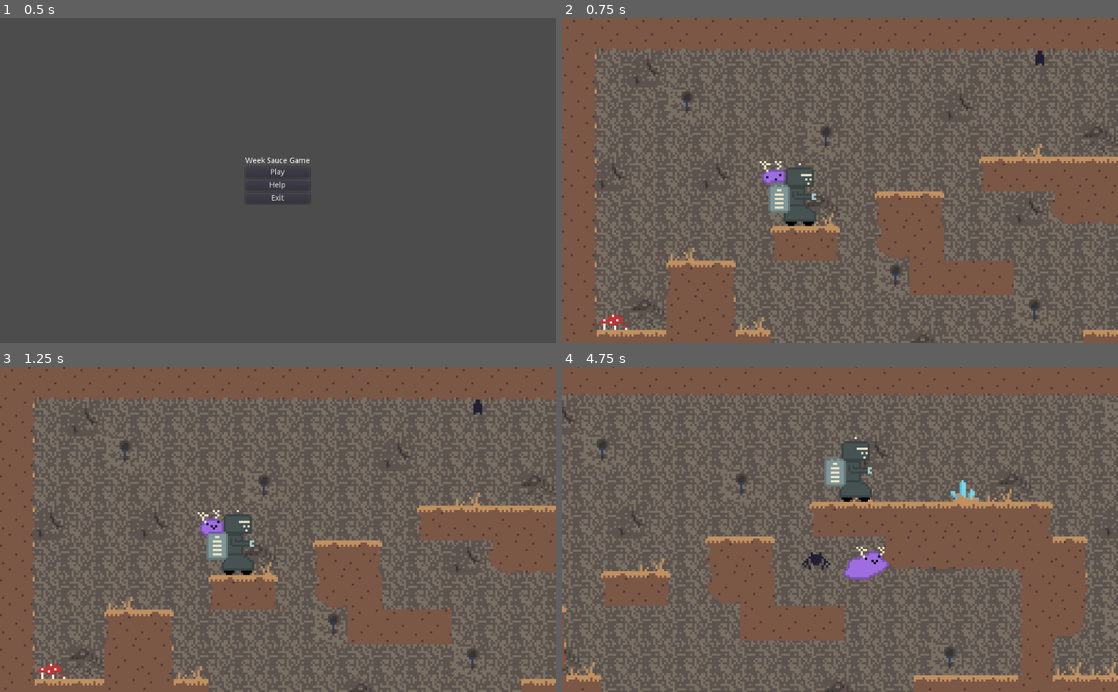
Above: before the commit, frames 1-4 (two rows, left to right).
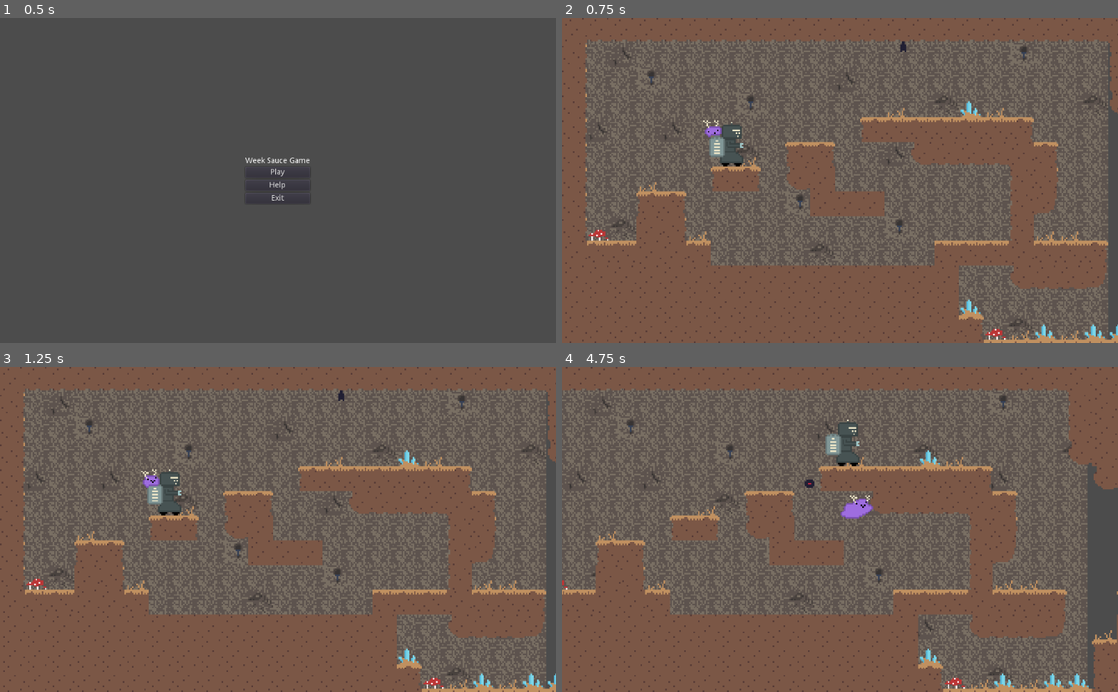
Above: after the commit, the same moments.

Repository: CreatureGames/the-creature
Game: Godot game, scene res://nodes/App.tscn
Two runs of this game, one before a commit and one after it. Both use one fixed random seed, a clock stepped at 60 frames per second and the inputs below.
Inputs:
- Up to frame 1 (0.5 s): no input
- Up to frame 2 (0.75 s): click "Play" at 0.5 s
- Up to frame 3 (1.25 s): no input
- Up to frame 4 (4.75 s): tap Enter at 1.25 s; hold F (swap) 1.28-2.03 s; hold D (move_right) 1.28-2.78 s; tap Space (jump) at 1.52, 1.82, 2.27, 2.57, 3.77, 4.07, 4.52 s; tap F (swap) at 2.1, 3.6 s; hold A (move_left) 2.78-3.53 s; hold F (swap) 2.78-3.53 s; hold D (move_right) from 3.53 s (still down); hold F (swap) from 4.28 s (still down)

Frame 1 is identical in both runs. In frame 2, 48% of the frame differs, in the area x 0-100%, y 0-100%; in frame 3, 48%; in frame 4, 52%.

Commit message:
Finish the bat (mostly)

Diff:
--- a/nodes/enemies/Bat.tscn
+++ b/nodes/enemies/Bat.tscn
@@ -136,8 +136,10 @@
 
 [node name="Bat" type="KinematicBody2D"]
 script = ExtResource( 2 )
+target_y_offset = 35
+attack_x_threshold = 15
 follow_speed = 35
-attack_speed = 100
+attack_speed = 150
 
 [node name="AnimatedSprite" type="AnimatedSprite" parent="."]
 frames = SubResource( 25 )
@@ -172,7 +174,7 @@
 script = ExtResource( 7 )
 
 [node name="AttackTimer" type="Timer" parent="."]
-wait_time = 1.5
+wait_time = 0.66
 one_shot = true
 
 [connection signal="body_entered" from="DetectionZone" to="." method="detection_zone_entered"]
--- a/nodes/levels/Level0.tscn
+++ b/nodes/levels/Level0.tscn
@@ -37,7 +37,7 @@
 
 [node name="Camera2D" type="Camera2D" parent="CameraController"]
 current = true
-zoom = Vector2( 0.25, 0.25 )
+zoom = Vector2( 0.35, 0.35 )
 limit_left = 0
 limit_top = 0
 limit_right = 415
--- a/project.godot
+++ b/project.godot
@@ -63,61 +63,61 @@
 
 ui_left={
 "deadzone": 0.5,
-"events": [ Object(InputEventKey,"resource_local_to_scene":false,"resource_name":"","device":0,"alt":false,"shift":false,"control":false,"meta":false,"command":false,"pressed":false,"scancode":16777231,"unicode":0,"echo":false,"script":null)
+"events": [ Object(InputEventKey,"resource_local_to_scene":false,"resource_name":"","device":0,"alt":false,"shift":false,"control":false,"meta":false,"command":false,"pressed":false,"scancode":16777231,"physical_scancode":0,"unicode":0,"echo":false,"script":null)
 , Object(InputEventJoypadButton,"resource_local_to_scene":false,"resource_name":"","device":0,"button_index":14,"pressure":0.0,"pressed":false,"script":null)
-, Object(InputEventKey,"resource_local_to_scene":false,"resource_name":"","device":0,"alt":false,"shift":false,"control":false,"meta":false,"command":false,"pressed":false,"scancode":65,"unicode":0,"echo":false,"script":null)
+, Object(InputEventKey,"resource_local_to_scene":false,"resource_name":"","device":0,"alt":false,"shift":false,"control":false,"meta":false,"command":false,"pressed":false,"scancode":65,"physical_scancode":0,"unicode":0,"echo":false,"script":null)
  ]
 }
 ui_right={
 "deadzone": 0.5,
-"events": [ Object(InputEventKey,"resource_local_to_scene":false,"resource_name":"","device":0,"alt":false,"shift":false,"control":false,"meta":false,"command":false,"pressed":false,"scancode":16777233,"unicode":0,"echo":false,"script":null)
+"events": [ Object(InputEventKey,"resource_local_to_scene":false,"resource_name":"","device":0,"alt":false,"shift":false,"control":false,"meta":false,"command":false,"pressed":false,"scancode":16777233,"physical_scancode":0,"unicode":0,"echo":false,"script":null)
 , Object(InputEventJoypadButton,"resource_local_to_scene":false,"resource_name":"","device":0,"button_index":15,"pressure":0.0,"pressed":false,"script":null)
-, Object(InputEventKey,"resource_local_to_scene":false,"resource_name":"","device":0,"alt":false,"shift":false,"control":false,"meta":false,"command":false,"pressed":false,"scancode":68,"unicode":0,"echo":false,"script":null)
+, Object(InputEventKey,"resource_local_to_scene":false,"resource_name":"","device":0,"alt":false,"shift":false,"control":false,"meta":false,"command":false,"pressed":false,"scancode":68,"physical_scancode":0,"unicode":0,"echo":false,"script":null)
  ]
 }
 ui_up={
 "deadzone": 0.5,
-"events": [ Object(InputEventKey,"resource_local_to_scene":false,"resource_name":"","device":0,"alt":false,"shift":false,"control":false,"meta":false,"command":false,"pressed":false,"scancode":16777232,"unicode":0,"echo":false,"script":null)
+"events": [ Object(InputEventKey,"resource_local_to_scene":false,"resource_name":"","device":0,"alt":false,"shift":false,"control":false,"meta":false,"command":false,"pressed":false,"scancode":16777232,"physical_scancode":0,"unicode":0,"echo":false,"script":null)
 , Object(InputEventJoypadButton,"resource_local_to_scene":false,"resource_name":"","device":0,"button_index":12,"pressure":0.0,"pressed":false,"script":null)
-, Object(InputEventKey,"resource_local_to_scene":false,"resource_name":"","device":0,"alt":false,"shift":false,"control":false,"meta":false,"command":false,"pressed":false,"scancode":87,"unicode":0,"echo":false,"script":null)
+, Object(InputEventKey,"resource_local_to_scene":false,"resource_name":"","device":0,"alt":false,"shift":false,"control":false,"meta":false,"command":false,"pressed":false,"scancode":87,"physical_scancode":0,"unicode":0,"echo":false,"script":null)
  ]
 }
 ui_down={
 "deadzone": 0.5,
-"events": [ Object(InputEventKey,"resource_local_to_scene":false,"resource_name":"","device":0,"alt":false,"shift":false,"control":false,"meta":false,"command":false,"pressed":false,"scancode":16777234,"unicode":0,"echo":false,"script":null)
+"events": [ Object(InputEventKey,"resource_local_to_scene":false,"resource_name":"","device":0,"alt":false,"shift":false,"control":false,"meta":false,"command":false,"pressed":false,"scancode":16777234,"physical_scancode":0,"unicode":0,"echo":false,"script":null)
 , Object(InputEventJoypadButton,"resource_local_to_scene":false,"resource_name":"","device":0,"button_index":13,"pressure":0.0,"pressed":false,"script":null)
-, Object(InputEventKey,"resource_local_to_scene":false,"resource_name":"","device":0,"alt":false,"shift":false,"control":false,"meta":false,"command":false,"pressed":false,"scancode":83,"unicode":0,"echo":false,"script":null)
+, Object(InputEventKey,"resource_local_to_scene":false,"resource_name":"","device":0,"alt":false,"shift":false,"control":false,"meta":false,"command":false,"pressed":false,"scancode":83,"physical_scancode":0,"unicode":0,"echo":false,"script":null)
  ]
 }
 move_right={
 "deadzone": 0.5,
-"events": [ Object(InputEventKey,"resource_local_to_scene":false,"resource_name":"","device":0,"alt":false,"shift":false,"control":false,"meta":false,"command":false,"pressed":false,"scancode":68,"unicode":0,"echo":false,"script":null)
+"events": [ Object(InputEventKey,"resource_local_to_scene":false,"resource_name":"","device":0,"alt":false,"shift":false,"control":false,"meta":false,"command":false,"pressed":false,"scancode":68,"physical_scancode":0,"unicode":0,"echo":false,"script":null)
  ]
 }
 move_left={
 "deadzone": 0.5,
-"events": [ Object(InputEventKey,"resource_local_to_scene":false,"resource_name":"","device":0,"alt":false,"shift":false,"control":false,"meta":false,"command":false,"pressed":false,"scancode":65,"unicode":0,"echo":false,"script":null)
+"events": [ Object(InputEventKey,"resource_local_to_scene":false,"resource_name":"","device":0,"alt":false,"shift":false,"control":false,"meta":false,"command":false,"pressed":false,"scancode":65,"physical_scancode":0,"unicode":0,"echo":false,"script":null)
  ]
 }
 jump={
 "deadzone": 0.5,
-"events": [ Object(InputEventKey,"resource_local_to_scene":false,"resource_name":"","device":0,"alt":false,"shift":false,"control":false,"meta":false,"command":false,"pressed":false,"scancode":32,"unicode":0,"echo":false,"script":null)
+"events": [ Object(InputEventKey,"resource_local_to_scene":false,"resource_name":"","device":0,"alt":false,"shift":false,"control":false,"meta":false,"command":false,"pressed":false,"scancode":32,"physical_scancode":0,"unicode":0,"echo":false,"script":null)
  ]
 }
 pause={
 "deadzone": 0.5,
-"events": [ Object(InputEventKey,"resource_local_to_scene":false,"resource_name":"","device":0,"alt":false,"shift":false,"control":false,"meta":false,"command":false,"pressed":false,"scancode":16777217,"unicode":0,"echo":false,"script":null)
-, Object(InputEventKey,"resource_local_to_scene":false,"resource_name":"","device":0,"alt":false,"shift":false,"control":false,"meta":false,"command":false,"pressed":false,"scancode":80,"unicode":0,"echo":false,"script":null)
+"events": [ Object(InputEventKey,"resource_local_to_scene":false,"resource_name":"","device":0,"alt":false,"shift":false,"control":false,"meta":false,"command":false,"pressed":false,"scancode":16777217,"physical_scancode":0,"unicode":0,"echo":false,"script":null)
+, Object(InputEventKey,"resource_local_to_scene":false,"resource_name":"","device":0,"alt":false,"shift":false,"control":false,"meta":false,"command":false,"pressed":false,"scancode":80,"physical_scancode":0,"unicode":0,"echo":false,"script":null)
  ]
 }
 swap={
 "deadzone": 0.5,
-"events": [ Object(InputEventKey,"resource_local_to_scene":false,"resource_name":"","device":0,"alt":false,"shift":false,"control":false,"meta":false,"command":false,"pressed":false,"scancode":70,"unicode":0,"echo":false,"script":null)
+"events": [ Object(InputEventKey,"resource_local_to_scene":false,"resource_name":"","device":0,"alt":false,"shift":false,"control":false,"meta":false,"command":false,"pressed":false,"scancode":70,"physical_scancode":0,"unicode":0,"echo":false,"script":null)
  ]
 }
 interact={
 "deadzone": 0.5,
-"events": [ Object(InputEventKey,"resource_local_to_scene":false,"resource_name":"","device":0,"alt":false,"shift":false,"control":false,"meta":false,"command":false,"pressed":false,"scancode":69,"unicode":0,"echo":false,"script":null)
+"events": [ Object(InputEventKey,"resource_local_to_scene":false,"resource_name":"","device":0,"alt":false,"shift":false,"control":false,"meta":false,"command":false,"pressed":false,"scancode":69,"physical_scancode":0,"unicode":0,"echo":false,"script":null)
  ]
 }
 
--- a/scripts/enemies/bat/Bat.gd
+++ b/scripts/enemies/bat/Bat.gd
@@ -3,6 +3,8 @@
 
 export var nav2D : NodePath
 
+export var target_y_offset : int
+export var attack_x_threshold : int
 export var follow_speed : int
 export var attack_speed : int
 
--- a/scripts/enemies/bat/state_machine/Fly.gd
+++ b/scripts/enemies/bat/state_machine/Fly.gd
@@ -7,14 +7,22 @@
 
 func enter(_msg := {}) -> void:
 	bat.get_node("AnimatedSprite").play("flap")
-	bat.get_node("AttackTimer").start()
 
 func physics_update(delta: float) -> void:
 	if not bat.players.empty():
 		# https://godotengine.org/asset-library/asset/117
-		_update_navigation_path(bat.position, bat.players[0].position)
+		var target_pos = bat.players[0].position
+		target_pos.y -= bat.target_y_offset # fly over player before attack
+		_update_navigation_path(bat.position, target_pos)
 		var dist = bat.follow_speed * delta
 		move_along_path(dist)
+
+		# attack!
+		if abs(bat.position.x - target_pos.x) < bat.attack_x_threshold:
+			if bat.get_node("AttackTimer").is_stopped():
+				bat.get_node("AttackTimer").start()
+		else:
+			bat.get_node("AttackTimer").stop()
 
 func exit() -> void:
 	bat.get_node("AttackTimer").stop()
--- a/tilemaps/Temporary.tres
+++ b/tilemaps/Temporary.tres
@@ -16,30 +16,22 @@
 polygons = [ PoolIntArray( 0, 1, 2, 3 ) ]
 
 [sub_resource type="ConvexPolygonShape2D" id=5]
+points = PoolVector2Array( 14, 16, 0, 16, 0, 0, 14, 0 )
+
+[sub_resource type="ConvexPolygonShape2D" id=13]
+points = PoolVector2Array( 16, 16, 0, 16, 0, 0, 16, 0 )
+
+[sub_resource type="ConvexPolygonShape2D" id=14]
+points = PoolVector2Array( 16, 16, 0, 16, 0, 0, 16, 0 )
+
+[sub_resource type="ConvexPolygonShape2D" id=9]
 points = PoolVector2Array( 2, 0, 16, 0, 16, 16, 2, 16 )
 
-[sub_resource type="ConvexPolygonShape2D" id=6]
-points = PoolVector2Array( 16, 16, 0, 16, 0, 0, 16, 0 )
-
-[sub_resource type="ConvexPolygonShape2D" id=7]
-points = PoolVector2Array( 14, 16, 0, 16, 0, 0, 14, 0 )
-
-[sub_resource type="NavigationPolygon" id=8]
-vertices = PoolVector2Array( 16, 14, 2, 14, 2, 0, 16, 0 )
-polygons = [ PoolIntArray( 0, 1, 2, 3 ) ]
-
-[sub_resource type="ConvexPolygonShape2D" id=9]
+[sub_resource type="ConvexPolygonShape2D" id=11]
 points = PoolVector2Array( 2, 0, 16, 0, 16, 14, 4, 12 )
 
-[sub_resource type="NavigationPolygon" id=10]
-vertices = PoolVector2Array( 16, 14, 0, 14, 0, 0, 16, 0 )
-polygons = [ PoolIntArray( 0, 1, 2, 3 ) ]
-
-[sub_resource type="ConvexPolygonShape2D" id=11]
+[sub_resource type="ConvexPolygonShape2D" id=12]
 points = PoolVector2Array( 0, 0, 16, 0, 16, 14, 0, 14 )
-
-[sub_resource type="ConvexPolygonShape2D" id=12]
-points = PoolVector2Array( 12, 12, 0, 14, 0, 0, 14, 0 )
 
 [resource]
 0/name = "level0.png 0"
@@ -137,14 +129,14 @@
 4/navigation_offset = Vector2( 0, 0 )
 4/shape_offset = Vector2( 0, 0 )
 4/shape_transform = Transform2D( 1, 0, 0, 1, 0, 0 )
-4/shape = SubResource( 6 )
+4/shape = SubResource( 13 )
 4/shape_one_way = false
 4/shape_one_way_margin = 1.0
 4/shapes = [ {
 "autotile_coord": Vector2( 0, 0 ),
 "one_way": false,
 "one_way_margin": 1.0,
-"shape": SubResource( 6 ),
+"shape": SubResource( 13 ),
 "shape_transform": Transform2D( 1, 0, 0, 1, 0, 0 )
 } ]
 4/z_index = 0
@@ -158,14 +150,14 @@
 5/navigation_offset = Vector2( 0, 0 )
 5/shape_offset = Vector2( 0, 0 )
 5/shape_transform = Transform2D( 1, 0, 0, 1, 0, 0 )
-5/shape = SubResource( 7 )
+5/shape = SubResource( 14 )
 5/shape_one_way = false
 5/shape_one_way_margin = 1.0
 5/shapes = [ {
 "autotile_coord": Vector2( 0, 0 ),
 "one_way": false,
 "one_way_margin": 1.0,
-"shape": SubResource( 7 ),
+"shape": SubResource( 14 ),
 "shape_transform": Transform2D( 1, 0, 0, 1, 0, 0 )
 } ]
 5/z_index = 0
@@ -177,7 +169,6 @@
 6/tile_mode = 0
 6/occluder_offset = Vector2( 0, 0 )
 6/navigation_offset = Vector2( 0, 0 )
-6/navigation = SubResource( 8 )
 6/shape_offset = Vector2( 0, 0 )
 6/shape_transform = Transform2D( 1, 0, 0, 1, 0, 0 )
 6/shape = SubResource( 9 )
@@ -199,7 +190,6 @@
 7/tile_mode = 0
 7/occluder_offset = Vector2( 0, 0 )
 7/navigation_offset = Vector2( 0, 0 )
-7/navigation = SubResource( 10 )
 7/shape_offset = Vector2( 0, 0 )
 7/shape_transform = Transform2D( 1, 0, 0, 1, 0, 0 )
 7/shape = SubResource( 11 )
--- a/tilemaps/Underground.tres
+++ b/tilemaps/Underground.tres
@@ -51,49 +51,49 @@
 points = PoolVector2Array( 16, 16, 6, 16, 6, 0, 16, 0 )
 
 [sub_resource type="ConvexPolygonShape2D" id=17]
+points = PoolVector2Array( 10, 16, 0, 16, 0, 0, 10, 0 )
+
+[sub_resource type="ConvexPolygonShape2D" id=18]
+points = PoolVector2Array( 16, 10, 6, 8, 6, 0, 16, 0 )
+
+[sub_resource type="ConvexPolygonShape2D" id=19]
+points = PoolVector2Array( 16, 10, 0, 10, 0, 0, 16, 0 )
+
+[sub_resource type="ConvexPolygonShape2D" id=20]
+points = PoolVector2Array( 10, 8, 0, 10, 0, 0, 10, 0 )
+
+[sub_resource type="ConvexPolygonShape2D" id=21]
+points = PoolVector2Array( 6, 0, 16, 0, 16, 16, 6, 16 )
+
+[sub_resource type="ConvexPolygonShape2D" id=22]
+points = PoolVector2Array( 16, 16, 0, 16, 0, 0, 16, 0 )
+
+[sub_resource type="ConvexPolygonShape2D" id=23]
 points = PoolVector2Array( 0, 0, 16, 0, 16, 8, 0, 8 )
-
-[sub_resource type="ConvexPolygonShape2D" id=18]
-points = PoolVector2Array( 12, 16, 4, 16, 4, 0, 12, 0 )
-
-[sub_resource type="ConvexPolygonShape2D" id=19]
-points = PoolVector2Array( 12, 16, 4, 16, 4, 0, 12, 0 )
-
-[sub_resource type="ConvexPolygonShape2D" id=20]
-points = PoolVector2Array( 12, 8, 4, 8, 4, 0, 12, 0 )
-
-[sub_resource type="ConvexPolygonShape2D" id=21]
-points = PoolVector2Array( 16, 16, 0, 16, 0, 0, 16, 0 )
-
-[sub_resource type="ConvexPolygonShape2D" id=22]
-points = PoolVector2Array( 16, 6, 16, 16, 6, 16 )
-
-[sub_resource type="ConvexPolygonShape2D" id=23]
-points = PoolVector2Array( 12, 16, 0, 16, 0, 6 )
 
 [sub_resource type="ConvexPolygonShape2D" id=24]
 points = PoolVector2Array( 16, 10, 6, 0, 16, 0 )
 
 [sub_resource type="ConvexPolygonShape2D" id=25]
-points = PoolVector2Array( 0, 0, 10, 0, 0, 10 )
+points = PoolVector2Array( 10, 16, 0, 16, 0, 0, 8, 0 )
 
 [sub_resource type="ConvexPolygonShape2D" id=26]
-points = PoolVector2Array( 10, 16, 0, 16, 0, 0, 10, 0 )
+points = PoolVector2Array( 16, 16, 6, 16, 6, 0, 16, 0 )
 
 [sub_resource type="ConvexPolygonShape2D" id=27]
-points = PoolVector2Array( 48, 0, 48, 8, 44, 8, 36, 12, 32, 16, 16, 16, 12, 8, 0, 8, 0, 0 )
+points = PoolVector2Array( 0, 0, 10, 0, 10, 16, 0, 16 )
 
 [sub_resource type="ConvexPolygonShape2D" id=28]
-points = PoolVector2Array( 16, 10, 6, 8, 6, 0, 16, 0 )
+points = PoolVector2Array( 6, 0, 16, 0, 16, 10, 8, 8 )
 
 [sub_resource type="ConvexPolygonShape2D" id=29]
 points = PoolVector2Array( 16, 10, 0, 10, 0, 0, 16, 0 )
 
 [sub_resource type="ConvexPolygonShape2D" id=30]
-points = PoolVector2Array( 10, 8, 0, 10, 0, 0, 10, 0 )
+points = PoolVector2Array( 8, 8, 0, 10, 0, 0, 10, 0 )
 
 [sub_resource type="ConvexPolygonShape2D" id=31]
-points = PoolVector2Array( 6, 0, 16, 0, 16, 16, 6, 16 )
+points = PoolVector2Array( 0, 0, 16, 0, 16, 8, 4, 8 )
 
 [resource]
 0/name = "underground.png 0"
Not shown: 1 places in tilemaps/Temporary.tres that only renumber resources
